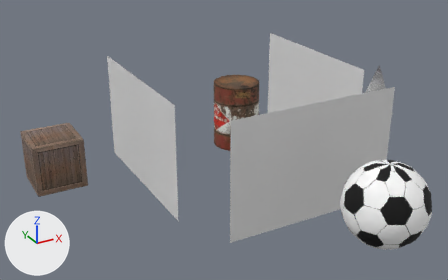
The COLLADA model Engine3D/EngineExe/EngineExe/Assets/fbxScene.DAE: old version first, new version second.
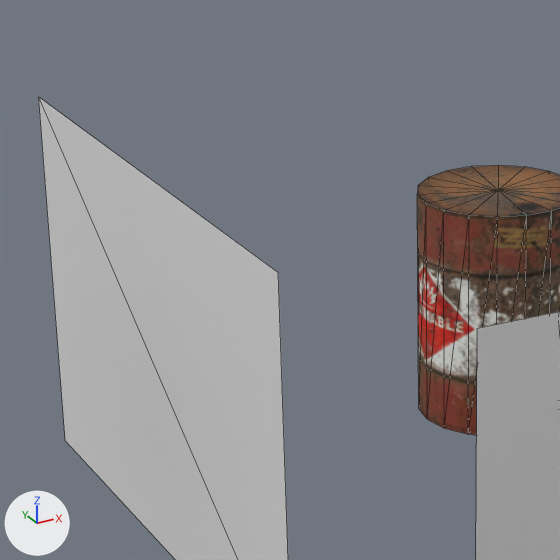
Each version is shown whole from a 50 mm lens placed at (-10.66, -17.03, 9.41), pointed at (-1.1, 0.35, 0.72), then close up on the part from 21% to 57% of the width and 10% to 66% of the height. Arrows for +X, +Y and +Z are at lower left; the lights stay in place. The close-ups show mesh edges as thin lines. Where no turn or scale is listed for an object, it has been applied to the vertices.

The first close-up shows 'BSP_Plane1', 'BSP_Plane2', 'Cylinder001'.
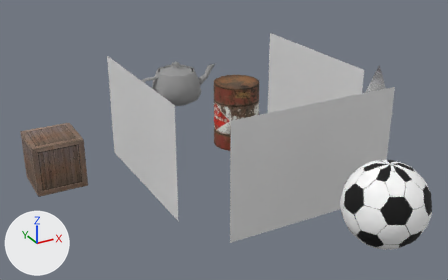
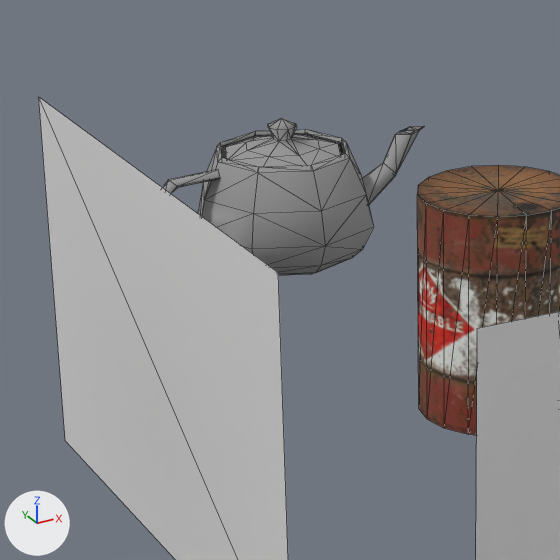
Pixel boxes [x1, y1, x2, y2] of what changed, in the close-ups (560 x 560 px):
'Movil', added
    after: [162, 118, 424, 276]

Edits to the bpy script that builds the scene:
```text
Add mat_03___default_ncl1_1:
    mat_03___default_ncl1_1 = principled_material('_03 - Default_ncl1_1')
    mat_03___default_ncl1_1.base_color = (0.305, 0.305, 0.305)  # grey #969696
    mat_03___default_ncl1_1.roughness = 0.84
Add me_movilmesh:
    me_movilmesh.from_pydata(...)  # 137 vertices, 240 faces; spans x -1.71..1.96, y -1.14..1.14, z 0.0..1.8
    me_movilmesh.materials.append(mat_03___default_ncl1_1)  # grey #969696
Add ob_movil:
    ob_movil = bpy.data.objects.new('Movil', me_movilmesh)
    ob_movil.location = (-0.07, 6.54, 0.0)
```
